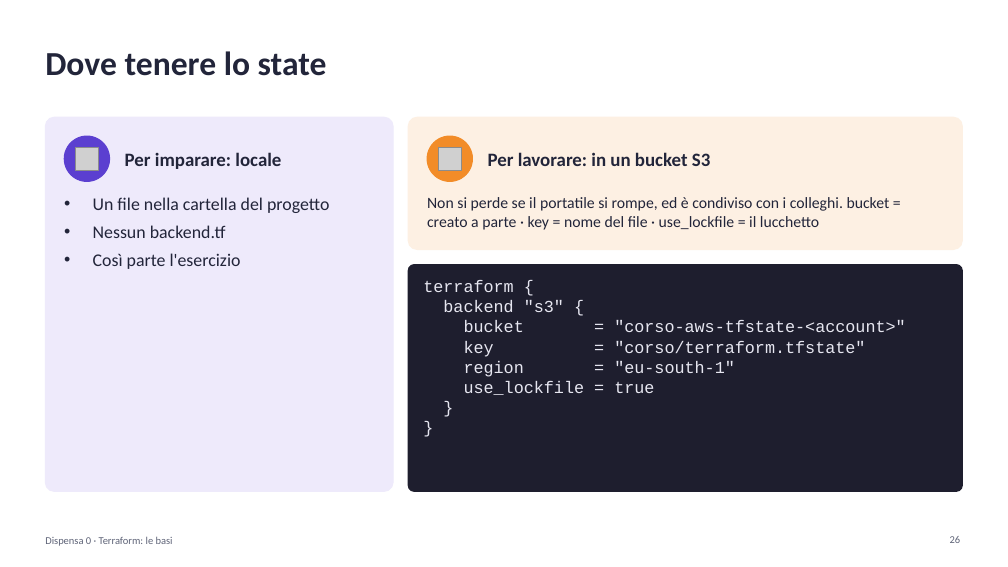
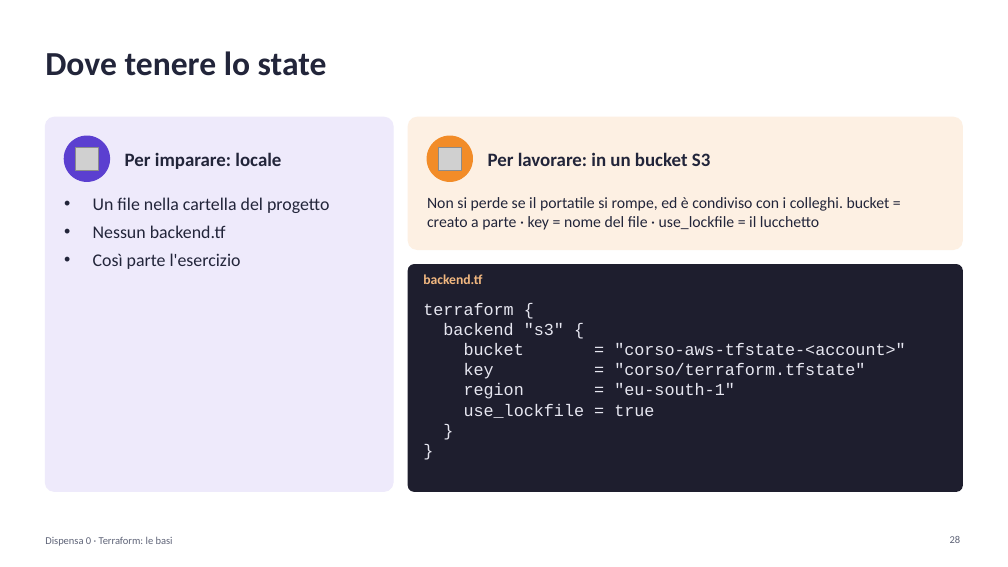
Before and after one commit to cereZ23/aws, a slide deck: slide 28 of slide/slide-0-terraform.pptx (slide 26 before the commit). Drawn at 1008x567 pixels with LibreOffice and Linux fonts; fonts in the diff are those of the drawing; grey boxes stand for pictures. Boxes give left, top, right and bottom in pixels: in the first picture for what was removed or moved away, otherwise in the second. Text is boxed around its words. In the diff, an @@ line names an element or a change of style, - is before the commit and + after.

```diff
--- a/slide/slide-0-terraform.pptx
+++ b/slide/slide-0-terraform.pptx
@@ text "terraform {": place and size @@
-text "terraform {" at box(423, 280, 906, 395)
+text "terraform {" at box(423, 303, 906, 418)
@@ text added at box(423, 274, 482, 284), 13 pt, text #F2B880, bold @@
+backend.tf
```
Also in this commit, not shown: 6 other slides changed, 2 slides added, 1 other file.
